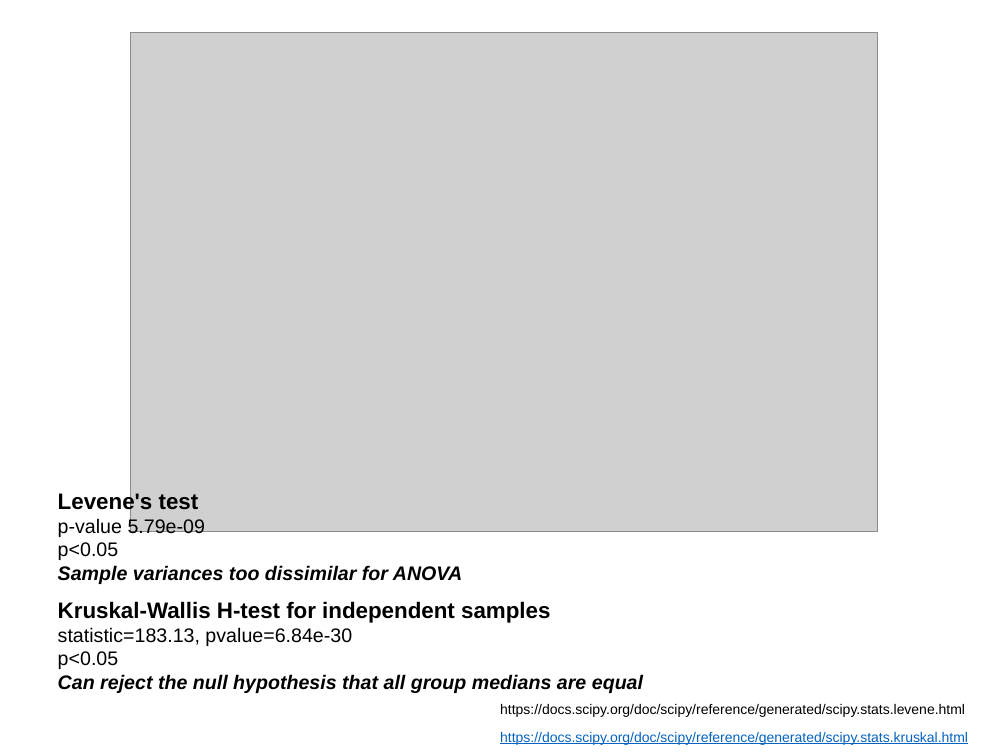
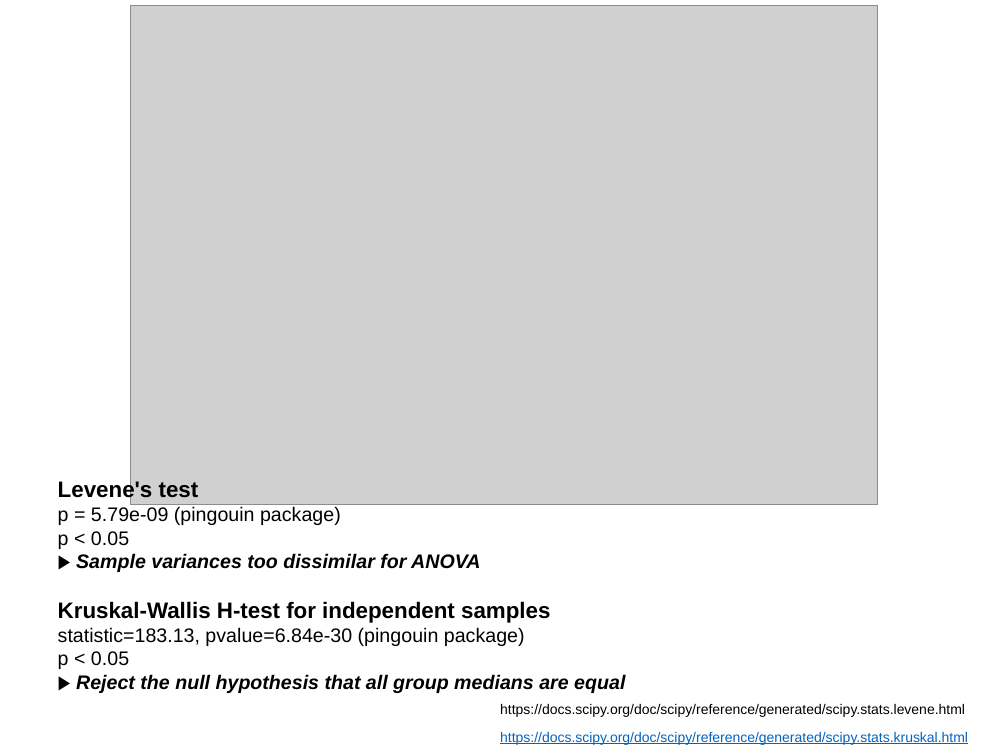
Before and after one commit to MimiBebe/Project-1Team3, a slide deck: slide 3 of Barbara_Project1_Team3.pptx. Drawn at 1008x756 pixels with LibreOffice and Linux fonts; fonts in the diff are those of the drawing; grey boxes stand for pictures. Boxes give left, top, right and bottom in pixels: in the first picture for what was removed or moved away, otherwise in the second. Text is boxed around its words. In the diff, an @@ line names an element or a change of style, - is before the commit and + after.

```diff
--- a/Barbara_Project1_Team3.pptx
+++ b/Barbara_Project1_Team3.pptx
@@ picture: place and size @@
-picture at [130,33,878,531]
+picture at [130,6,878,504]
@@ text "Levene's test": place and size @@
-text "Levene's test" at [58,491,462,584]
+text "Levene's test" at [58,479,480,572]
@@ text at [58,506,480,572]: text changed @@
-p-value 5.79e-09
-p<0.05
-Sample variances too dissimilar for ANOVA
+p = 5.79e-09 (pingouin package)
+p < 0.05
+▶︎ Sample variances too dissimilar for ANOVA
@@ text at [58,627,625,693]: text changed; bold off; italic off @@
-statistic=183.13, pvalue=6.84e-30
-p<0.05
-Can reject the null hypothesis that all group medians are equal
+statistic=183.13, pvalue=6.84e-30 (pingouin package)
+p < 0.05
+▶︎ Reject the null hypothesis that all group medians are equal
```
Also in this commit, not shown: 5 other slides changed, 2 slides added, 2 slides removed, 1 other file.
